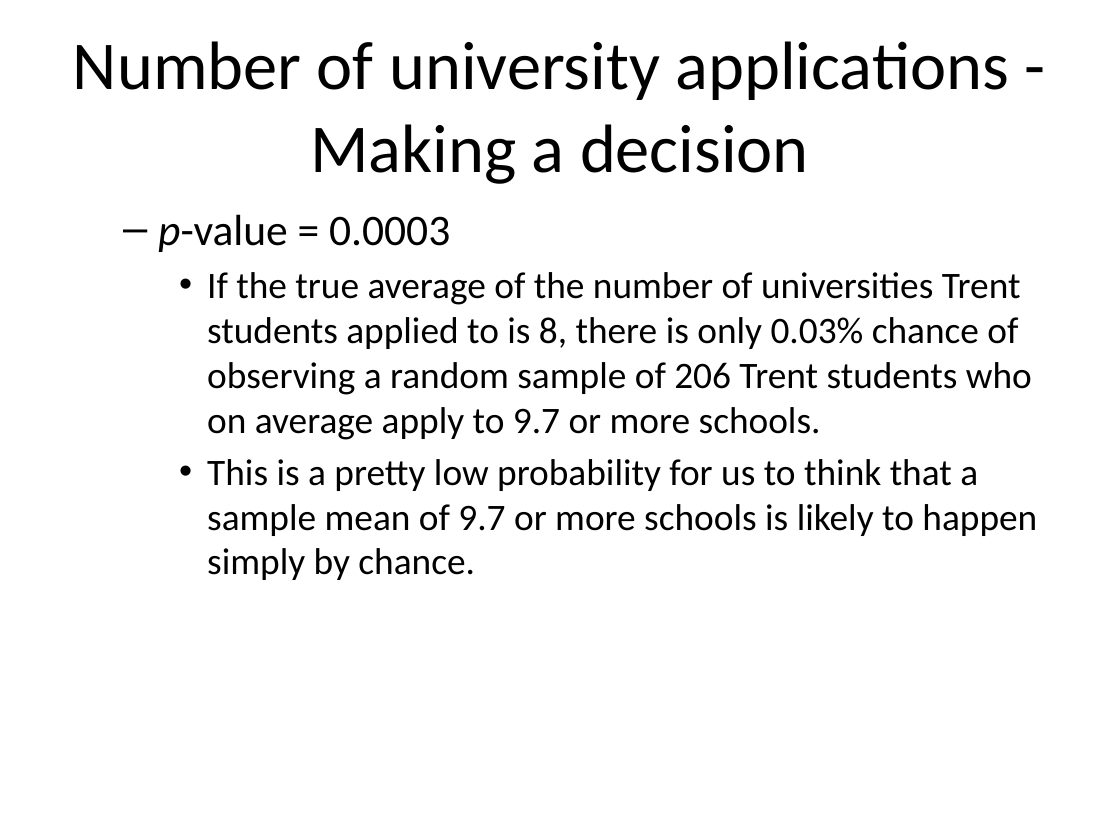
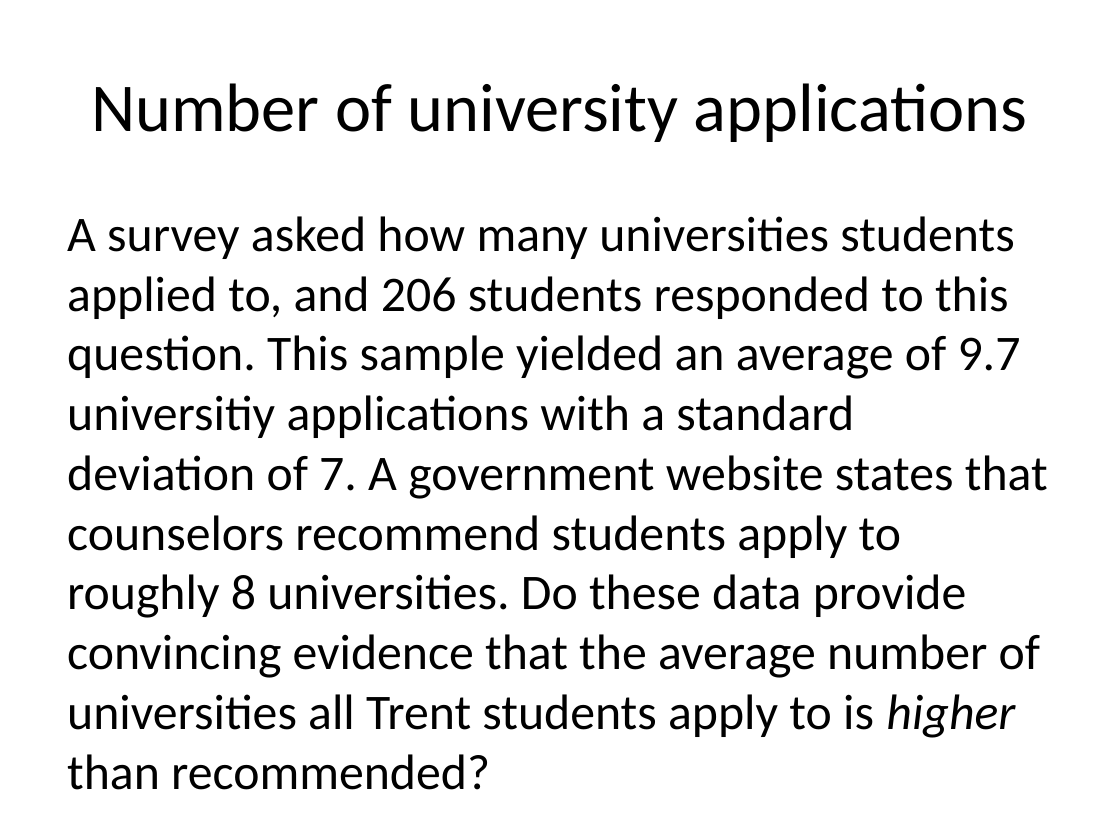
Before and after one commit to wesleyburr/2019_MATH1051H_Lectures, a slide deck: slide 59 of Lecture17/Lecture17.pptx (slide 10 before the commit). Drawn at 1120x840 pixels with LibreOffice and Linux fonts; fonts in the diff are those of the drawing. Boxes give left, top, right and bottom in pixels: in the first picture for what was removed or moved away, otherwise in the second. Text is boxed around its words. In the diff, an @@ line names an element or a change of style, - is before the commit and + after.

```diff
--- a/Lecture17/Lecture17.pptx
+++ b/Lecture17/Lecture17.pptx
@@ title at (x1=91, y1=83, x2=1027, y2=142): text changed @@
-Number of university applications - Making a decision
+Number of university applications
@@ text at (x1=67, y1=216, x2=1048, y2=738): text changed; size 24 to 32 pt @@
-  – p-value = 0.0003
-    • If the true average of the number of universities Trent students applied to is 8, there is only 0.03% chance of observing a random sample of 206 Trent students who on average apply to 9.7 or more schools.
-    • This is a pretty low probability for us to think that a sample mean of 9.7 or more schools is likely to happen simply by chance.
+A survey asked how many universities students applied to, and 206 students responded to this question. This sample yielded an average of 9.7 universitiy applications with a standard deviation of 7. A government website states that counselors recommend students apply to roughly 8 universities. Do these data provide convincing evidence that the average number of universities all Trent students apply to is higher than recommended?
```
Also in this commit, not shown: 12 other slides changed, 51 slides added, 42 slides removed, 52 other files.
